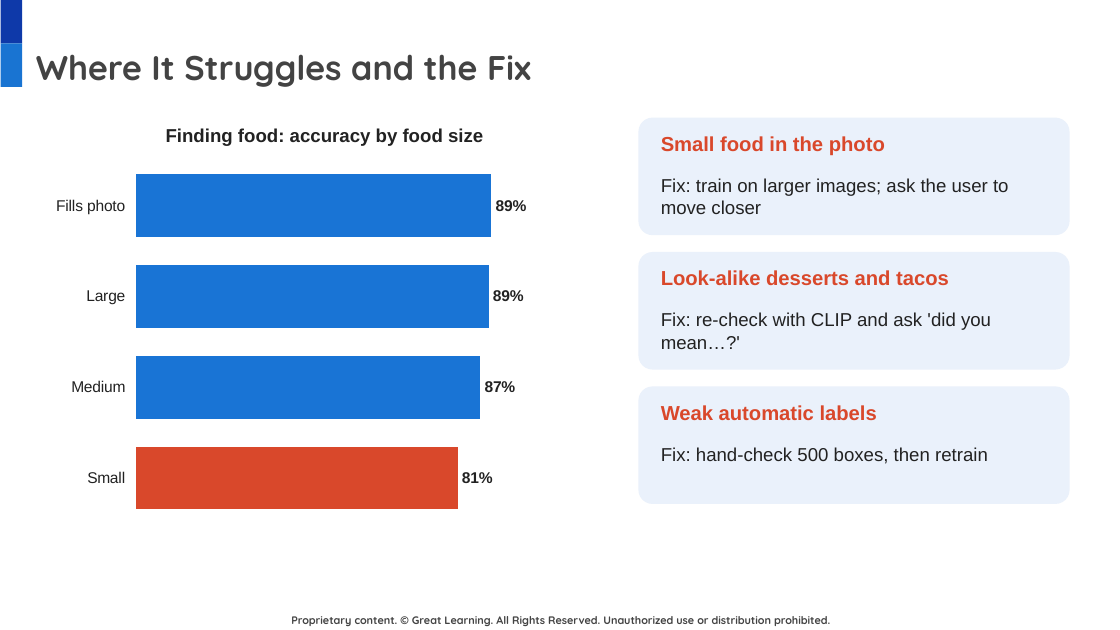
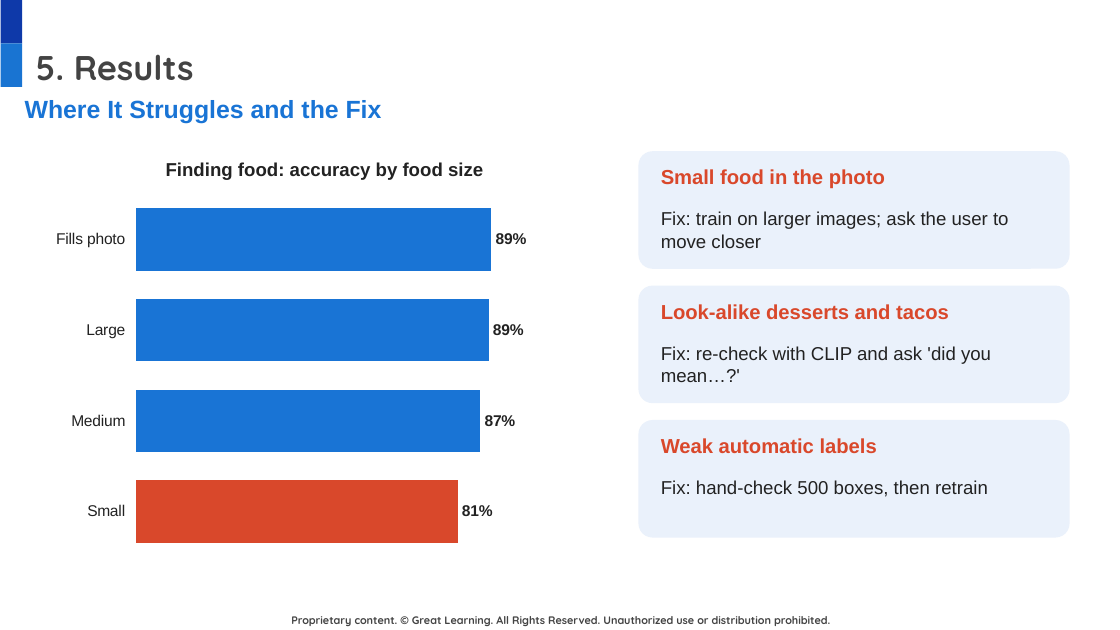
Before and after one commit to DatariusAI/nutriscan-food-detection, a slide deck: slide 11 of docs/NutriScan_Final_Presentation.pptx. Drawn at 1120x630 pixels with LibreOffice and Linux fonts; fonts in the diff are those of the drawing; background and template pictures are left out. Boxes give left, top, right and bottom in pixels: in the first picture for what was removed or moved away, otherwise in the second. Text is boxed around its words. In the diff, an @@ line names an element or a change of style, - is before the commit and + after.

```diff
--- a/docs/NutriScan_Final_Presentation.pptx
+++ b/docs/NutriScan_Final_Presentation.pptx
@@ title at [36,54,194,81]: text changed @@
-Where It Struggles and the Fix
+5. Results
@@ text added at [25,100,382,124], 16 pt, text #1974D5, bold @@
+Where It Struggles and the Fix
@@ 6 texts, 3 rounded rectangles, 1 bar chart: place and size @@
-6 texts, 3 rounded rectangles, 1 bar chart at [45,106,1070,532]
+6 texts, 3 rounded rectangles, 1 bar chart at [45,140,1070,566]
```
Also in this commit, not shown: 11 other slides changed.
